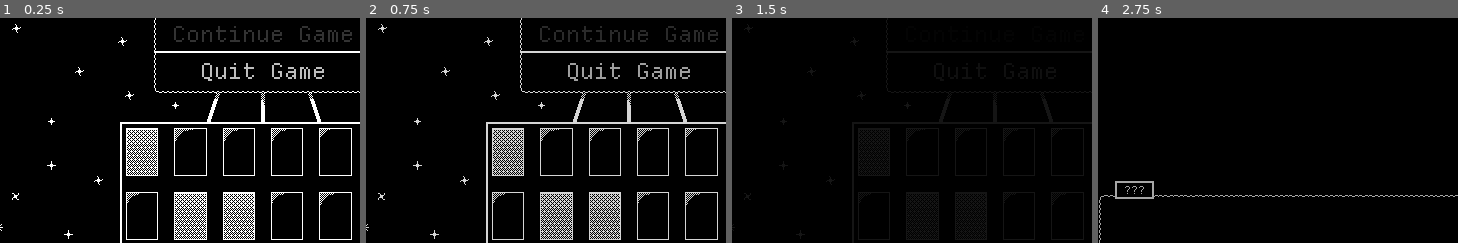
Above: before the commit, frames 1-4 (left to right).
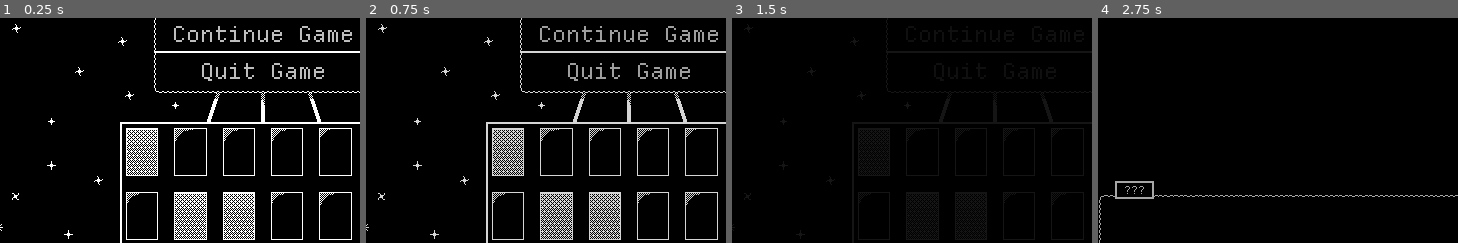
Above: after the commit, the same moments.

Repository: GemDust0/TooBigToFail
Game: Godot game, scene res://Scenes/TitleScreen.tscn
The game is run twice, just before and just after one commit, with the same random seed, the same clock (stepped at 60 frames per second) and the same inputs.
Inputs (mouse positions are % of the whole screen's width and height, from its top left):
- Up to frame 1 (0.25 s): no input
- Up to frame 2 (0.75 s): click "New Game" at 0.5 s
- Up to frame 3 (1.5 s): tap Enter (enter) at 1.25 s; move the mouse to (72, 45) at 1.27 s; press the mouse at (72, 45) at 1.28 s
- Up to frame 4 (2.75 s): right-click (72, 45) at 1.55 s; tap Space at 2 s; move the mouse to (30, 55) at 2.02 s; release the mouse at (30, 55) at 2.03 s; right-click (30, 55) at 2.1 s; click (30, 55) at 2.3 s
The pictures show only the part of the screen within x 13-63%, y 46-96%; the shares and areas given below are measured in that part.

The runs differ from the first frame. In frame 1, 0.9% of the frame differs, in the area x 48-98%, y 3-11%; in frame 2, 0.9%; in frame 3, less than 0.1%; in frame 4, nothing differs.

Commit message:
Sell Money Display

Diff:
--- a/Scripts/Employee.gd
+++ b/Scripts/Employee.gd
@@ -66,6 +66,8 @@
 	production_text.text = "%s%s" % ["+" if amount >= 0 else "", amount]
 	@warning_ignore("int_as_enum_without_cast")
 	production_text.size.x = production_text.get_theme_font("font").get_string_size(production_text.text, 0, -1, 11).x + 11
+	add_sibling(production_text)
+	production_text.global_position = global_position
 	var production_tween: Tween = production_text.create_tween()
 	production_tween.tween_property(production_text, "position:y", production_text.position.y-16, 1.0)
 	production_tween.set_trans(Tween.TRANS_QUART).set_ease(Tween.EASE_OUT)
@@ -76,7 +78,6 @@
 	production_tween.finished.connect(production_text.hide)
 	get_tree().create_timer(0.8).timeout.connect(production_tween.play)
 	production_tween.finished.connect(production_text.queue_free)
-	add_sibling(production_text)
 
 func get_rarity_color() -> Color:
 	return static_get_rarity_color(rarity)
--- a/Scripts/EmployeeGrid.gd
+++ b/Scripts/EmployeeGrid.gd
@@ -163,7 +163,9 @@
 			if hovering_sell:
 				grid[held.grid_pos].employee = null
 				held.queue_free()
-				money_produced.emit(round(ShopSlot.get_cost(held.rarity)/2.0))
+				var sell_value: int = round(ShopSlot.get_cost(held.rarity)/2.0)
+				held.create_production_text(sell_value)
+				money_produced.emit(sell_value)
 				last_change = Time.get_ticks_msec()
 			elif cursor_grid_pos != Vector2i(-1, -1):
 				grid[held.grid_pos].switch_employee(grid[cursor_grid_pos], cursor_grid_pos)
@@ -180,7 +182,9 @@
 				var employee: Employee = grid[cursor_grid_pos].employee
 				grid[cursor_grid_pos].employee = null
 				employee.queue_free()
-				money_produced.emit(round(ShopSlot.get_cost(employee.rarity)/2.0))
+				var sell_value: int = round(ShopSlot.get_cost(employee.rarity)/2.0)
+				employee.create_production_text(sell_value)
+				money_produced.emit(sell_value)
 				last_change = Time.get_ticks_msec()
 	if event is InputEventMouseMotion:
 		if held != null:
Binary file added: Save.txt
